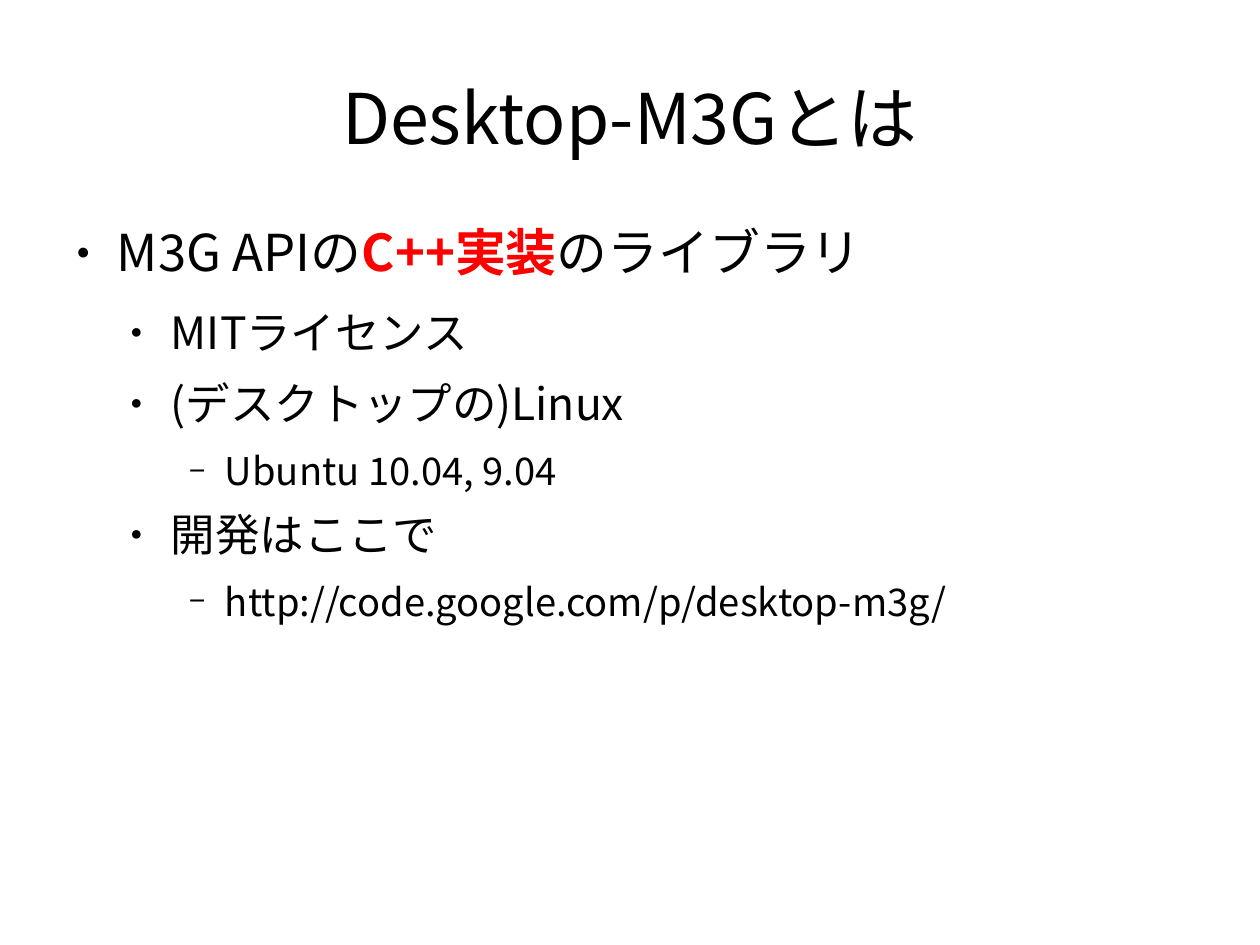
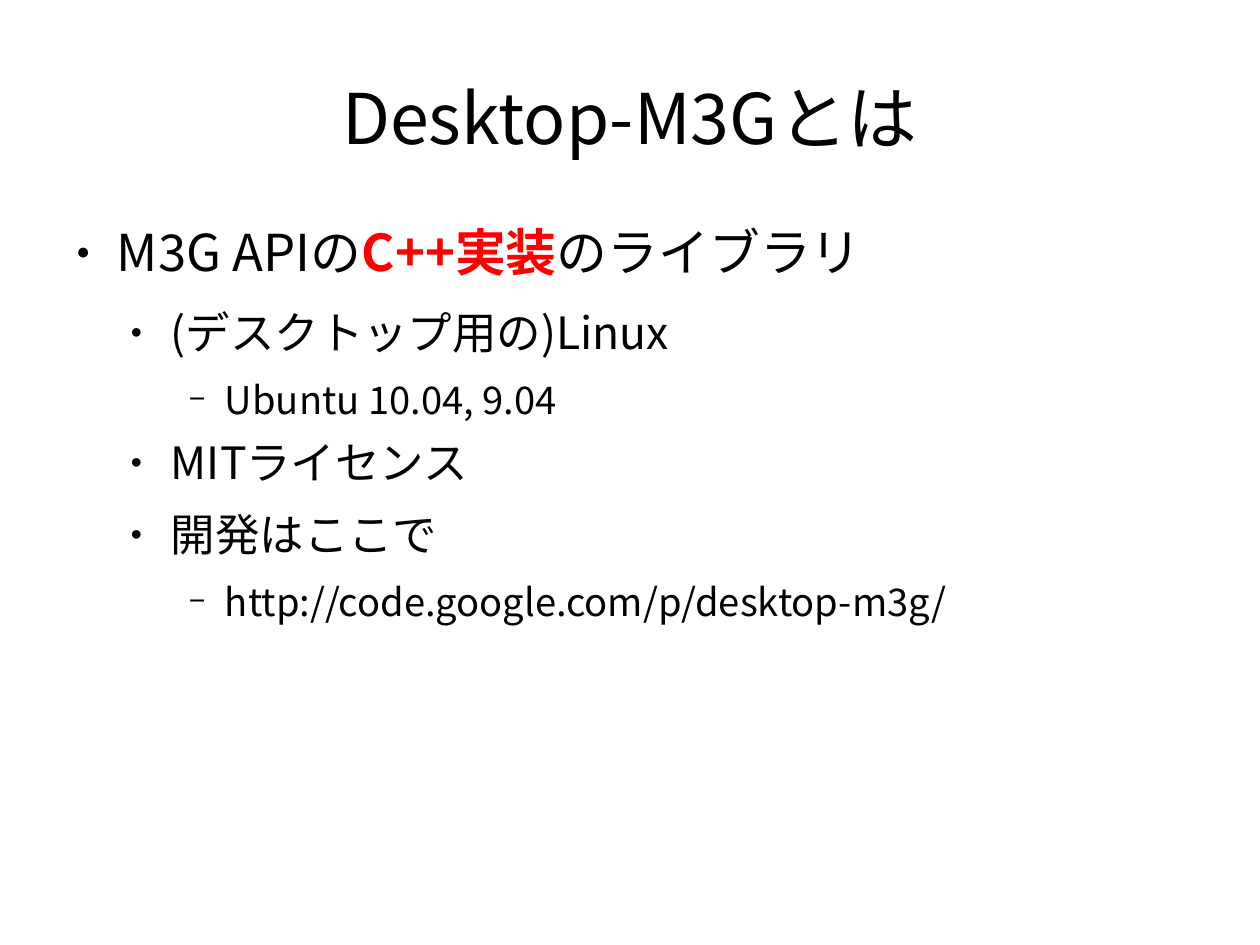
Before and after one commit to vadosnaprimer/desktop-m3g, a slide deck: slide 23 of doc/conference/Ruby会議2010.odp. Drawn at 1260x945 pixels with LibreOffice and Linux fonts; fonts in the diff are those of the drawing. Boxes give left, top, right and bottom in pixels: in the first picture for what was removed or moved away, otherwise in the second. Text is boxed around its words. In the diff, an @@ line names an element or a change of style, - is before the commit and + after.

```diff
--- a/doc/conference/Ruby会議2010.odp
+++ b/doc/conference/Ruby会議2010.odp
@@ text at (x1=171, y1=311, x2=668, y2=421): paragraphs added @@
+  ● (デスクトップ用の)Linux
+    − Ubuntu 10.04, 9.04
@@ text at (x1=171, y1=382, x2=624, y2=492): paragraphs removed @@
-  ● (デスクトップの)Linux
-    − Ubuntu 10.04, 9.04
```
Also in this commit, not shown: 14 other slides changed, 1 slide added, 3 other files.
